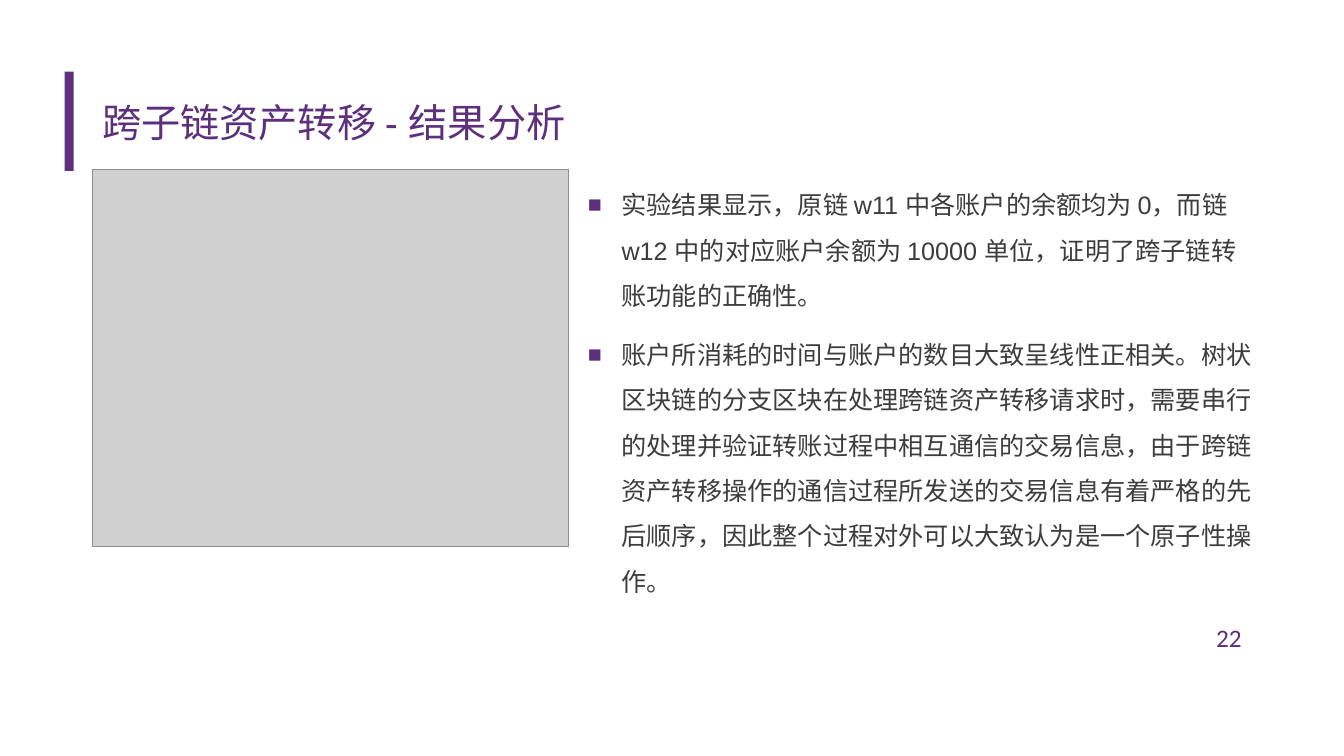
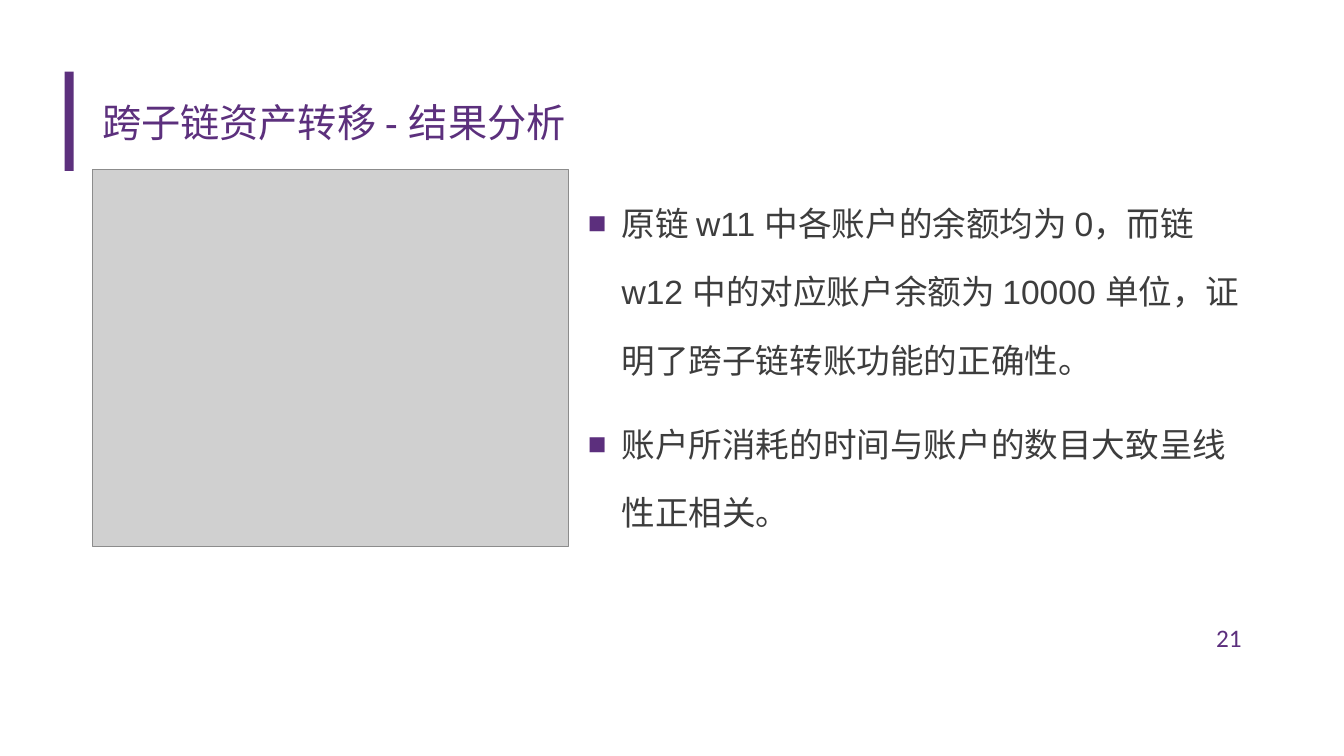
Before and after one commit to diyz19/GraduationDesign, a slide deck: slide 21 of FinalThesis/答辩ppt.pptx (slide 22 before the commit). Drawn at 1344x756 pixels with LibreOffice and Linux fonts; fonts in the diff are those of the drawing; grey boxes stand for pictures; background and template pictures are left out. Boxes give left, top, right and bottom in pixels: in the first picture for what was removed or moved away, otherwise in the second. Text is boxed around its words. In the diff, an @@ line names an element or a change of style, - is before the commit and + after.

```diff
--- a/FinalThesis/答辩ppt.pptx
+++ b/FinalThesis/答辩ppt.pptx
@@ text at (x1=622, y1=207, x2=1239, y2=528): text changed; size 18 to 24 pt @@
-■ 实验结果显示，原链 w11 中各账户的余额均为 0，而链 w12 中的对应账户余额为 10000 单位，证明了跨子链转账功能的正确性。
-■ 账户所消耗的时间与账户的数目大致呈线性正相关。树状区块链的分支区块在处理跨链资产转移请求时，需要串行的处理并验证转账过程中相互通信的交易信息，由于跨链资产转移操作的通信过程所发送的交易信息有着严格的先后顺序，因此整个过程对外可以大致认为是一个原子性操作。
+■ 原链 w11 中各账户的余额均为 0，而链 w12 中的对应账户余额为 10000 单位，证明了跨子链转账功能的正确性。
+■ 账户所消耗的时间与账户的数目大致呈线性正相关。
@@ page number at (x1=1216, y1=630, x2=1242, y2=647): text changed @@
-22
+21
```
Also in this commit, not shown: 17 other slides changed, 2 slides added, 1 slide removed, 4 other files.
